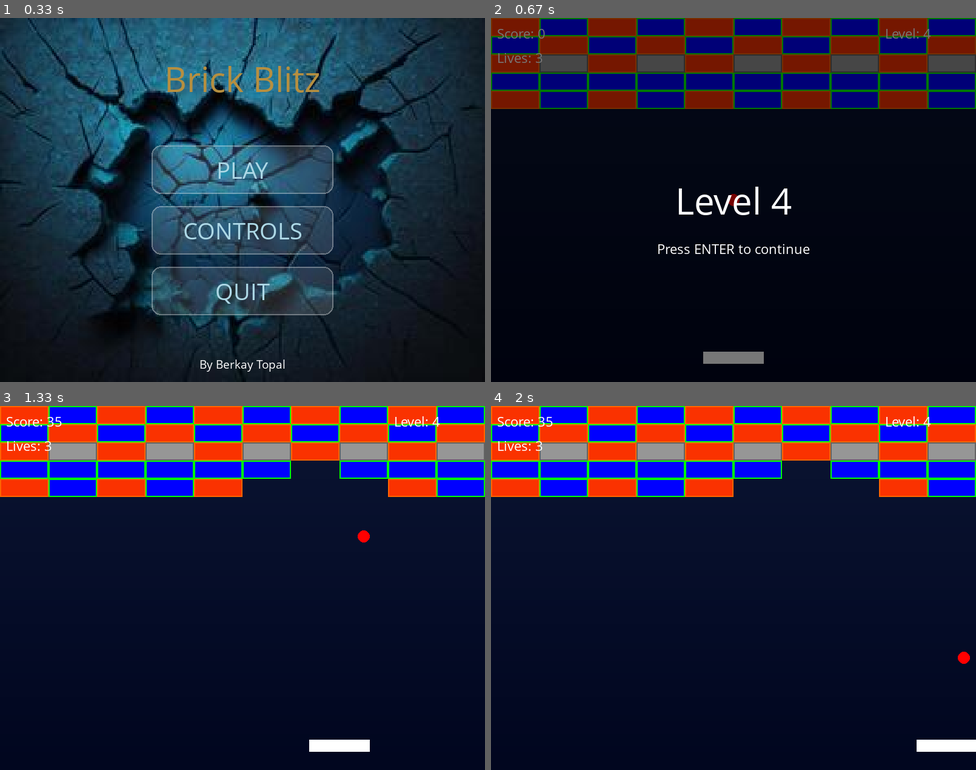
Above: before the commit, frames 1-4 (two rows, left to right).
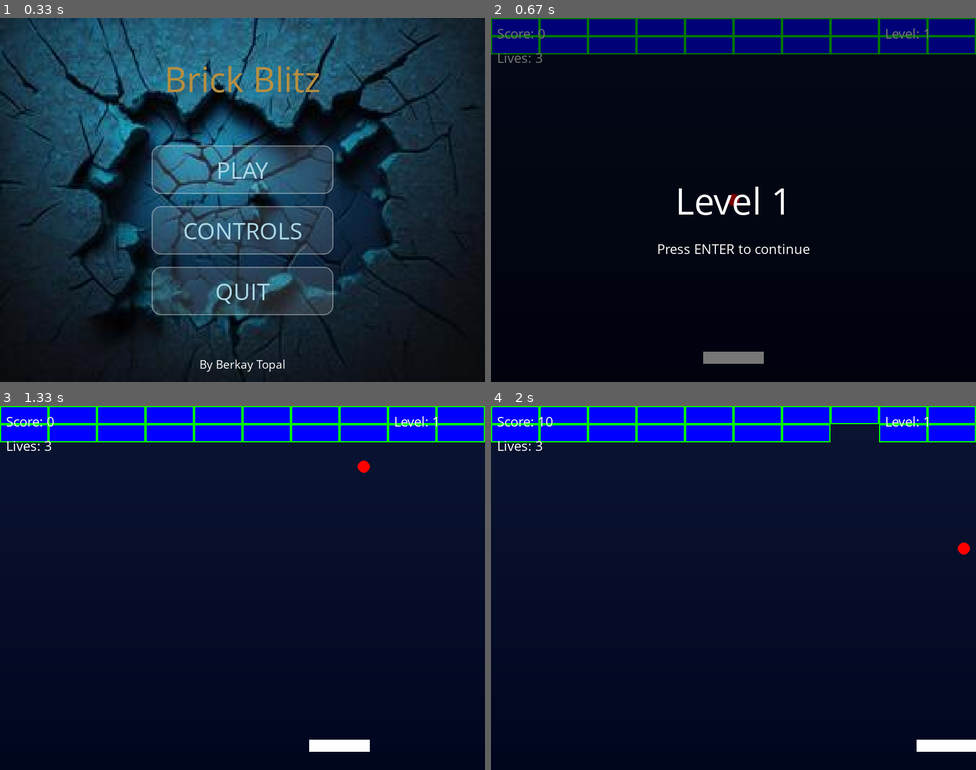
Above: after the commit, the same moments.

Repository: ItzBerkPower/Pygame-Brick-Breaker
Game: pygame game, started from main.py
Two runs of this game, one before a commit and one after it. Both use one fixed random seed, a clock stepped at 60 frames per second and the inputs below.
Inputs (mouse positions are in pixels of both pictures, inside the frame that each line leads up to):
- Up to frame 1 (0.33 s): no input
- Up to frame 2 (0.67 s): click "PLAY" at 0.38 s
- Up to frame 3 (1.33 s): tap Enter at 0.67 s; hold Right from 1 s (still down); move the mouse to (291, 668) at 1.03 s
- Up to frame 4 (2 s): release Right at 1.47 s; hold Right 1.5-1.97 s

Frame 1 is identical in both runs. In frame 2, 20% of the frame differs, in the area x 0-100%, y 0-54%; in frame 3, 18%; in frame 4, 18%.

Commit message:
Changed level to level 1, now playable

Diff:
--- a/managers/game_class.py
+++ b/managers/game_class.py
@@ -25,7 +25,7 @@
         self.paddle = Paddle()
         self.balls = [Ball(SCREEN_WIDTH//2, SCREEN_HEIGHT//2)]
         self.powerups = []
-        self.current_level = 4
+        self.current_level = 1
         self.active_bricks = self.generate_bricks(self.current_level)
         self.score = 0
         self.lives = 3
Not shown, changed: Brick Blitz Documentation - Berkay Topal.docx
